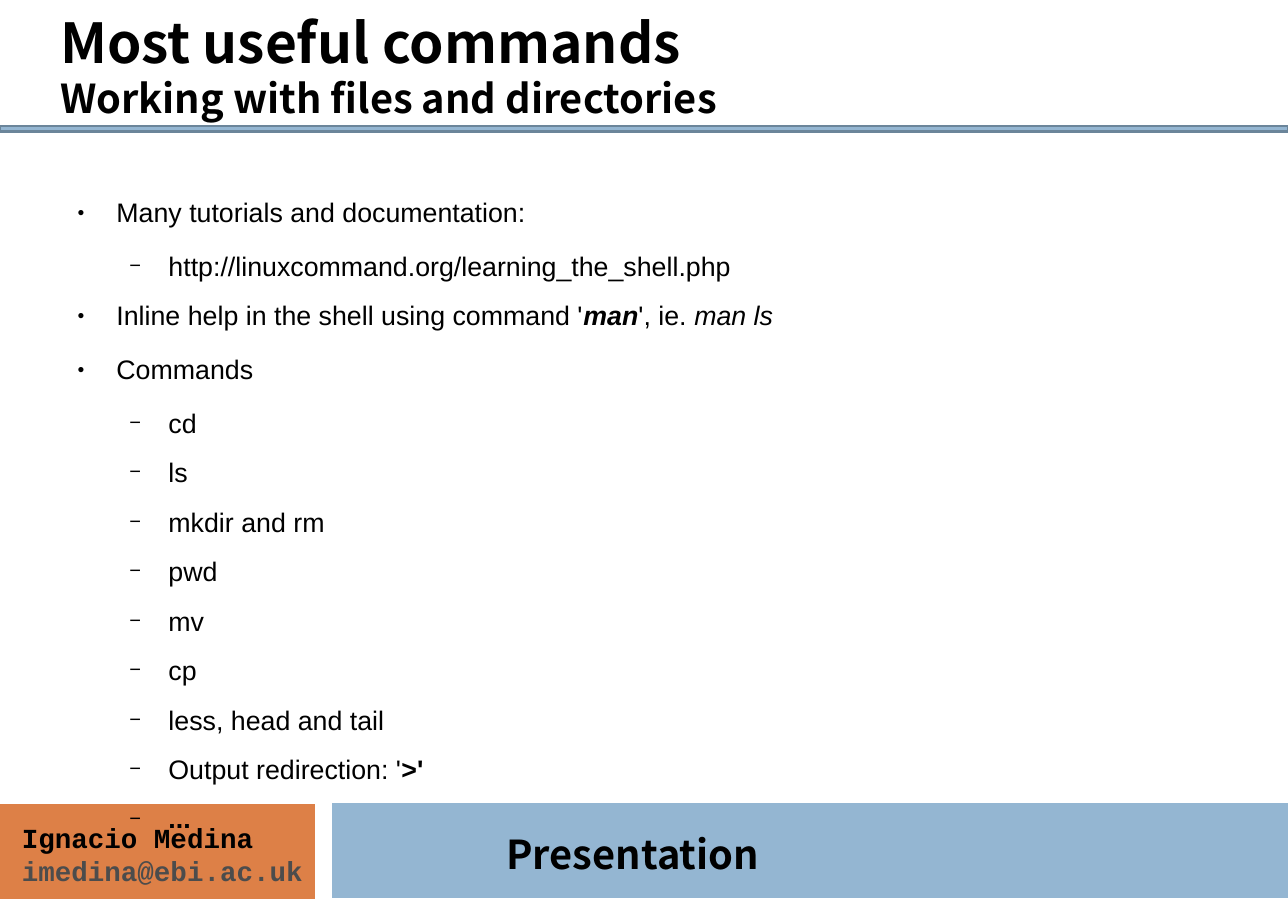
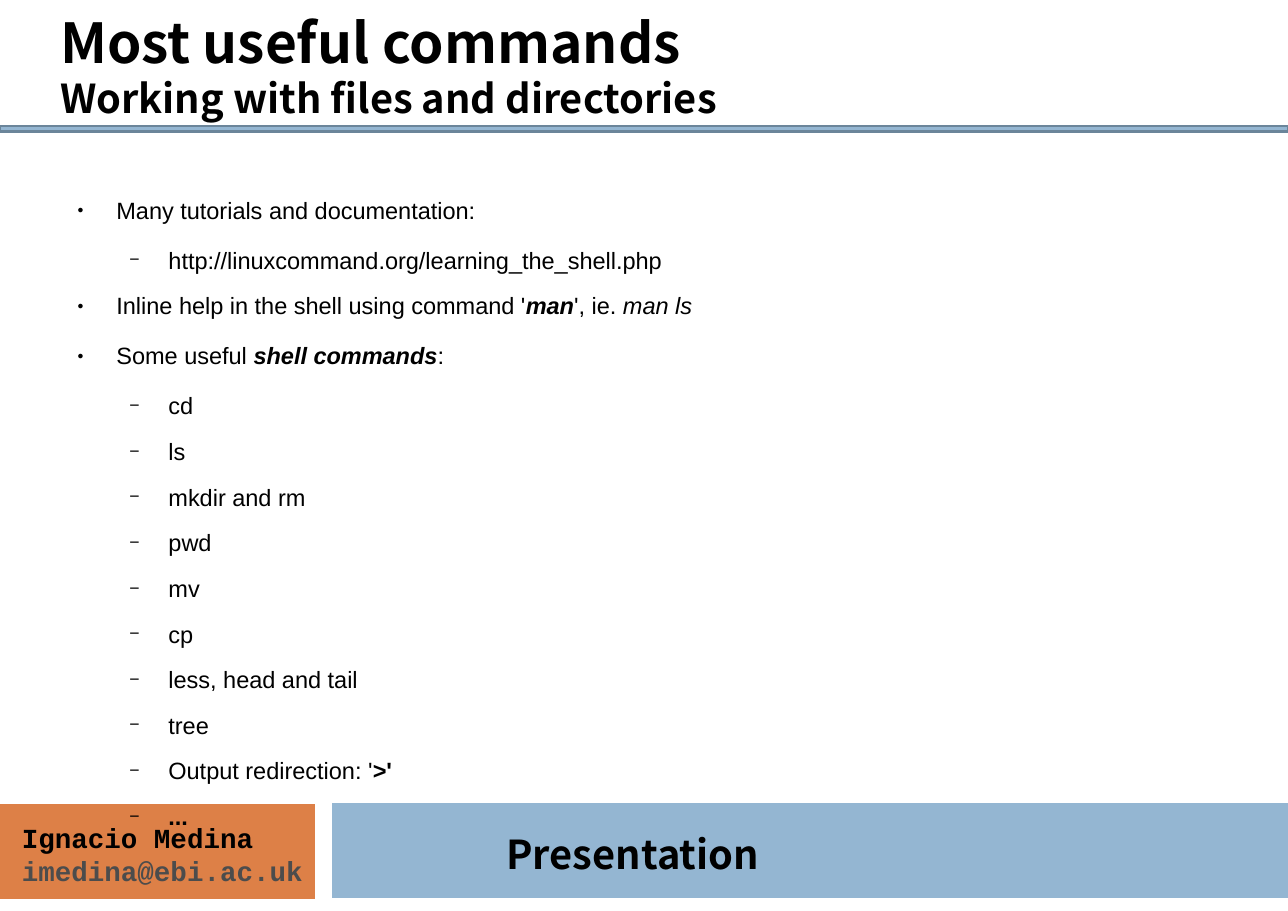
Before and after one commit to ngs-course/ngs-course.github.io, a slide deck: slide 8 of Course_Materials/intro-linux/intro_Linux_mda14.odp (slide 7 before the commit). Drawn at 1288x911 pixels with LibreOffice and Linux fonts; fonts in the diff are those of the drawing. Boxes give left, top, right and bottom in pixels: in the first picture for what was removed or moved away, otherwise in the second. Text is boxed around its words. In the diff, an @@ line names an element or a change of style, - is before the commit and + after.

Commit message:
Intro to Linux presentation updated

```diff
--- a/Course_Materials/intro-linux/intro_Linux_mda14.odp
+++ b/Course_Materials/intro-linux/intro_Linux_mda14.odp
@@ text at <box>116,202,692,691</box>: size 17.5 to 15.4 pt in "Many tutorials and documentation:", "http://linuxcommand.org/learning_the_shell.php", "Inline help in the shell using command ...", "cd" and 8 more places @@
@@ text at <box>116,347,445,365</box>: text changed; size 17.5 to 15.4 pt; bold on; italic on @@
-● Commands
+● Some useful shell commands:
@@ text at <box>168,718,208,735</box>: paragraph added @@
+  − tree
```
Also in this commit, not shown: 3 other slides changed, 1 slide added, 1 other file.
